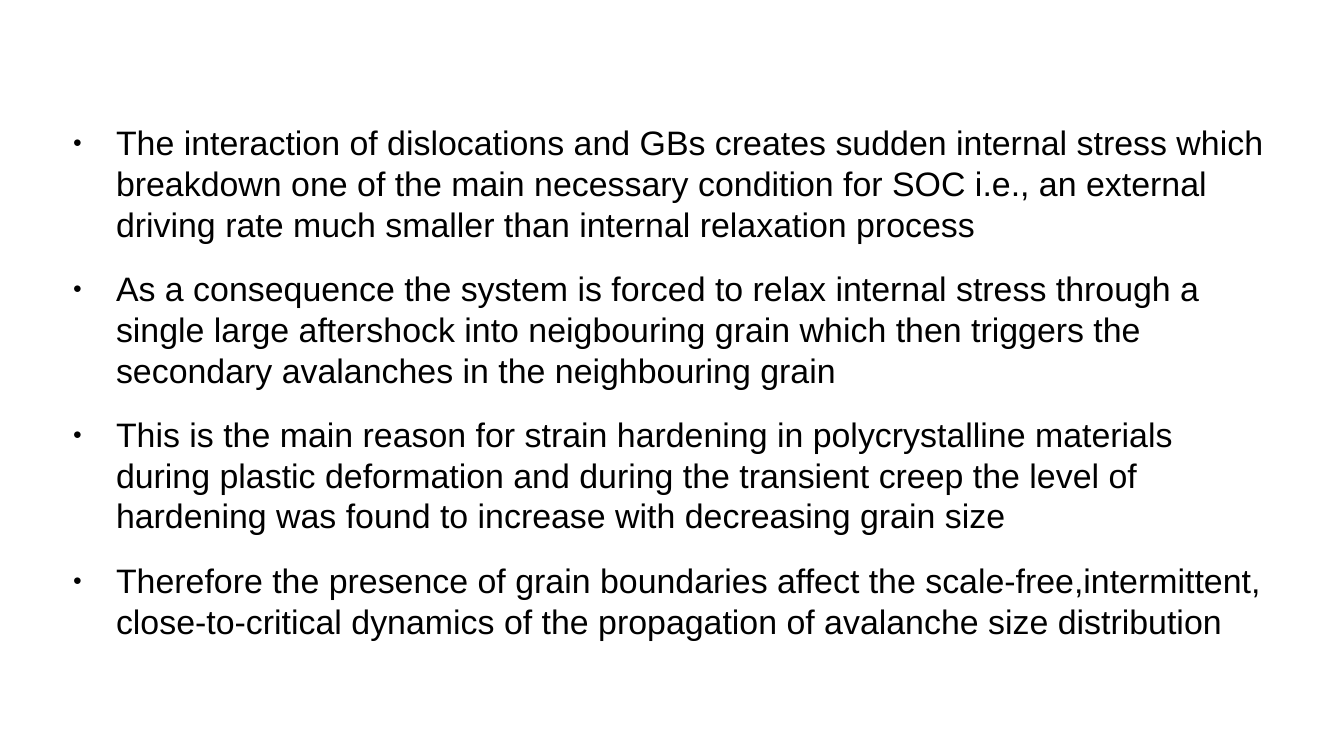
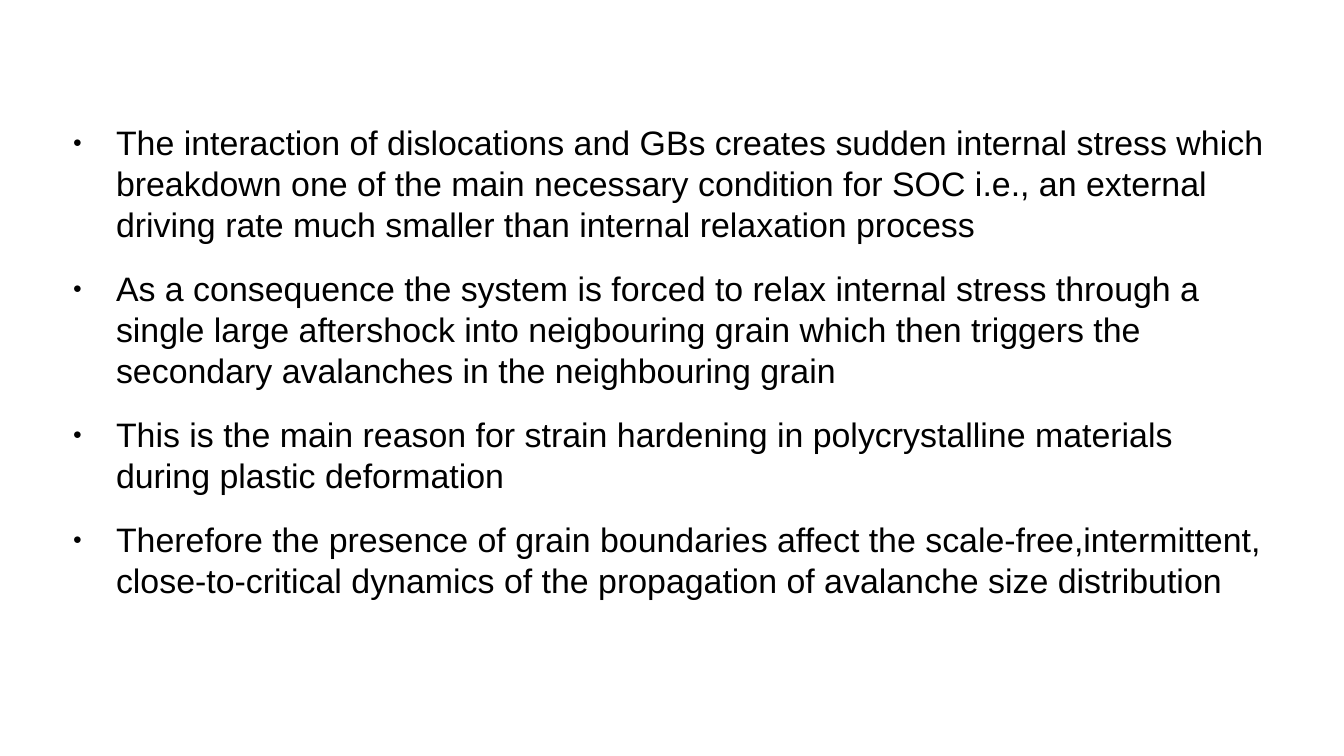
Before and after one commit to ARUN-PRAKASH-95/Journal-club, a slide deck: slide 13 of Presentation/Journalclub.odp (slide 12 before the commit). Drawn at 1344x756 pixels with LibreOffice and Linux fonts; fonts in the diff are those of the drawing. Boxes give left, top, right and bottom in pixels: in the first picture for what was removed or moved away, otherwise in the second. Text is boxed around its words. In the diff, an @@ line names an element or a change of style, - is before the commit and + after.

```diff
--- a/Presentation/Journalclub.odp
+++ b/Presentation/Journalclub.odp
@@ text at (116,422,1173,495): text changed @@
-● This is the main reason for strain hardening in polycrystalline materials during plastic deformation and during the transient creep the level of hardening was found to increase with decreasing grain size
+● This is the main reason for strain hardening in polycrystalline materials during plastic deformation
```
Also in this commit, not shown: 15 other slides changed, 1 slide added, 1 other file.
